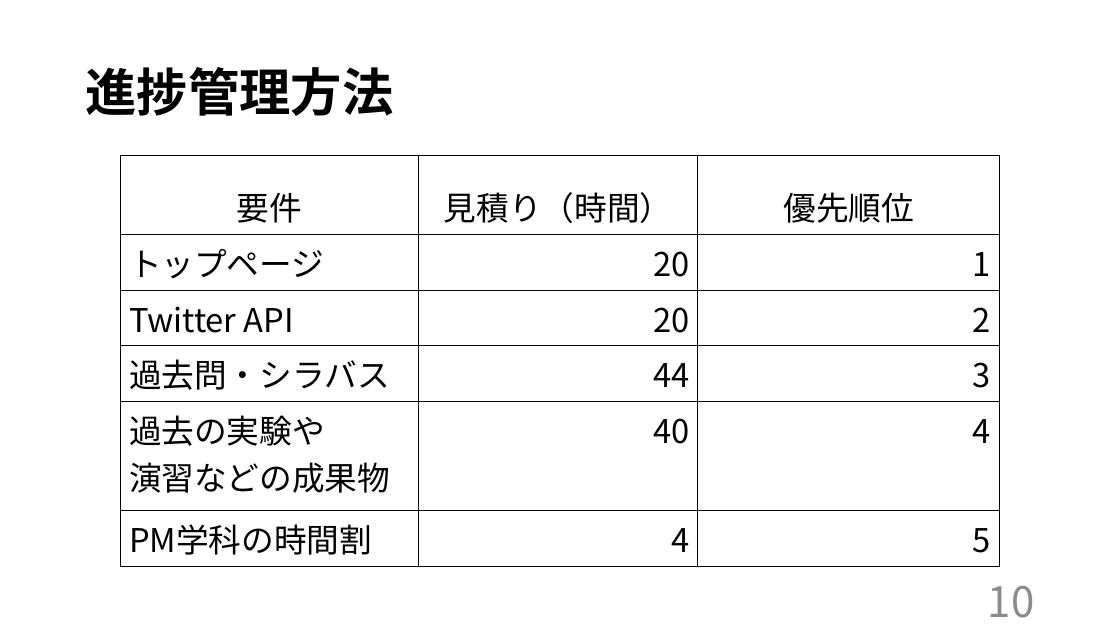
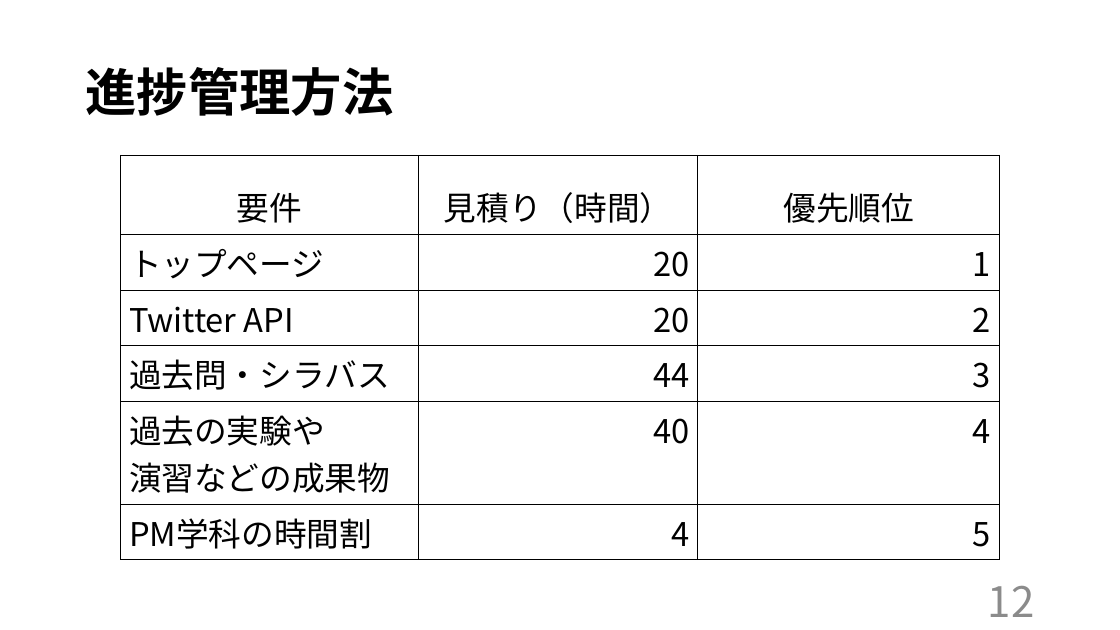
Before and after one commit to kazukiyoshida96/PM-, a slide deck: slide 13 of ＰＭ学科専用2.pptx. Drawn at 1120x630 pixels with LibreOffice and Linux fonts; fonts in the diff are those of the drawing. Boxes give left, top, right and bottom in pixels: in the first picture for what was removed or moved away, otherwise in the second. Text is boxed around its words. In the diff, an @@ line names an element or a change of style, - is before the commit and + after.

```diff
--- a/ＰＭ学科専用2.pptx
+++ b/ＰＭ学科専用2.pptx
@@ table resized from (x1=121, y1=155, x2=1000, y2=559) to (x1=121, y1=155, x2=1000, y2=553) @@
@@ text at (x1=988, y1=586, x2=1035, y2=617): text changed @@
-10
+12
```
Also in this commit, not shown: 11 other slides changed, 1 slide added.
